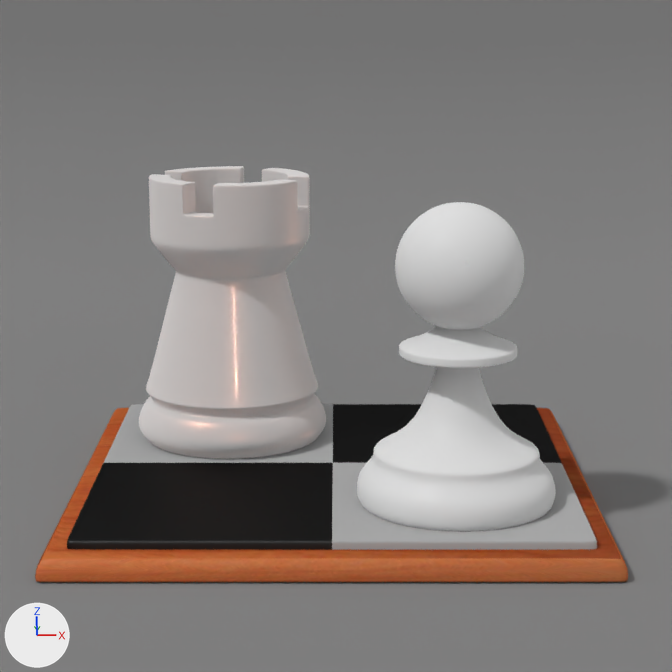
Renders of the Blender file apps/src/chess.blend from each side of a commit.
The view is the same before and after, from the file's camera 'Camera'. The lights are fixed; the arrows at lower left show +X, +Y and +Z.
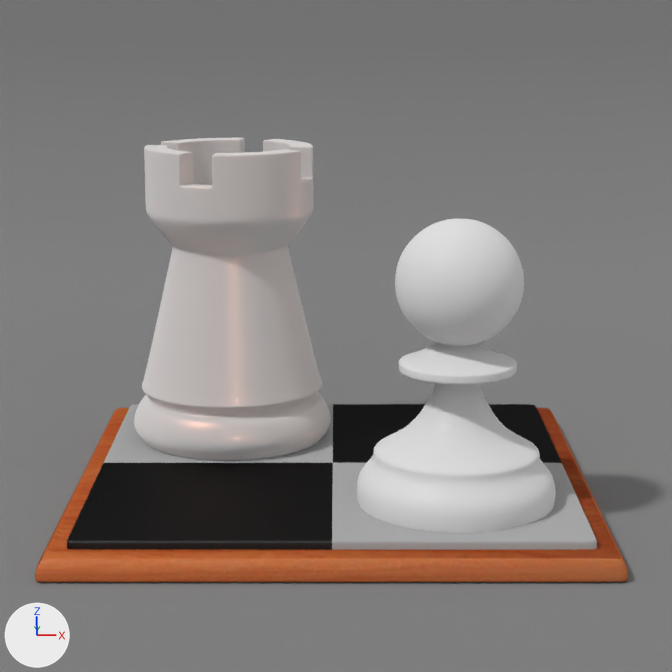
Commit message: / ‘apps/src/chess.blend’

The change, as a list of edits to the scene's bpy script:
```text
Change me_circle:
    used by ob_circle_001; location = (0.86, -0.609, 0.666); scale = (0.519, 0.519, 0.519)
    before: 58 (0.24, -0.92, 0.24), 59 (0.82, -0.48, 0.24), 60 (0.92, 0.24, 0.24), 61 (0.48, 0.82, 0.24), 62 (-0.24, 0.92, 0.24)
    before: 63 (-0.82, 0.48, 0.24), 64 (-0.92, -0.24, 0.24), 65 (-0.48, -0.82, 0.24)
    remove me_circle.from_pydata(...)  # 178 vertices, 176 faces; spans x -0.97..0.97, y -0.97..0.97, z 0.24..2.98
    add me_circle.from_pydata(...)  # 178 vertices, 176 faces; spans x -0.97..0.97, y -0.97..0.97, z 0.09..2.83
    me_circle part 1: the loose piece of 58 vertices spanning x -0.63..0.63, y -0.63..0.63, z 1.82..2.98 is moved by (0.0, 0.0, -0.14)
    me_circle part 2: 64 of the vertices in x -0.57..0.56, y -0.57..0.56, z 1.55..1.88 are moved by (0.0, 0.0, -0.14)
    me_circle part 3
    add for i in [*range(58, 66)]: me_circle.vertices[i].co += Vector((0.0, 0.0, -0.14))
Change me_cylinder:
    where me_cylinder.from_pydata(...)  # 1162 vertices, 1172 faces; spans x -1.37..1.37, y -1.37..1.37, z -1.35..2.44
    used by ob_cylinder; location = (-0.257, 0.505, 1.286); rotation_euler = (0.0, 0.0, 1.043), in degrees (0, 0, 60); scale = (0.371, 0.371, 0.371)
    me_cylinder part 4: all 841 vertices in x -1.13..1.13, y -1.13..1.13, z 1.04..2.44 are moved by (0.0, 0.0, 0.23)
Change ob_cylinder:
    ob_cylinder.location: (-0.257, 0.505, 1.286) -> (-0.257, 0.505, 1.307)
    ob_cylinder.scale: (0.371, 0.371, 0.371) -> (0.389, 0.389, 0.389)
```

Location of each change, (x1, y1, x2, y2) in pixels of the pictures (672 x 672 px; the box of a moved part takes in the faces that stretch with it):
'Cylinder', reshaped, moved, rescaled (10% taller): before (139, 166, 326, 459); after (134, 138, 331, 460)
'Circle.001', reshaped: before (357, 202, 556, 532); after (357, 219, 556, 533)
part 1 of me_circle, moved or reshaped: before (395, 202, 524, 330); after (395, 219, 524, 346)
part 2 of me_circle, moved or reshaped: before (399, 326, 517, 432); after (399, 342, 517, 435)
part 3 of me_circle, moved or reshaped: before (358, 498, 553, 532); after (357, 498, 554, 533)
part 4 of me_cylinder, moved or reshaped: before (149, 166, 312, 385); after (144, 138, 315, 380)
